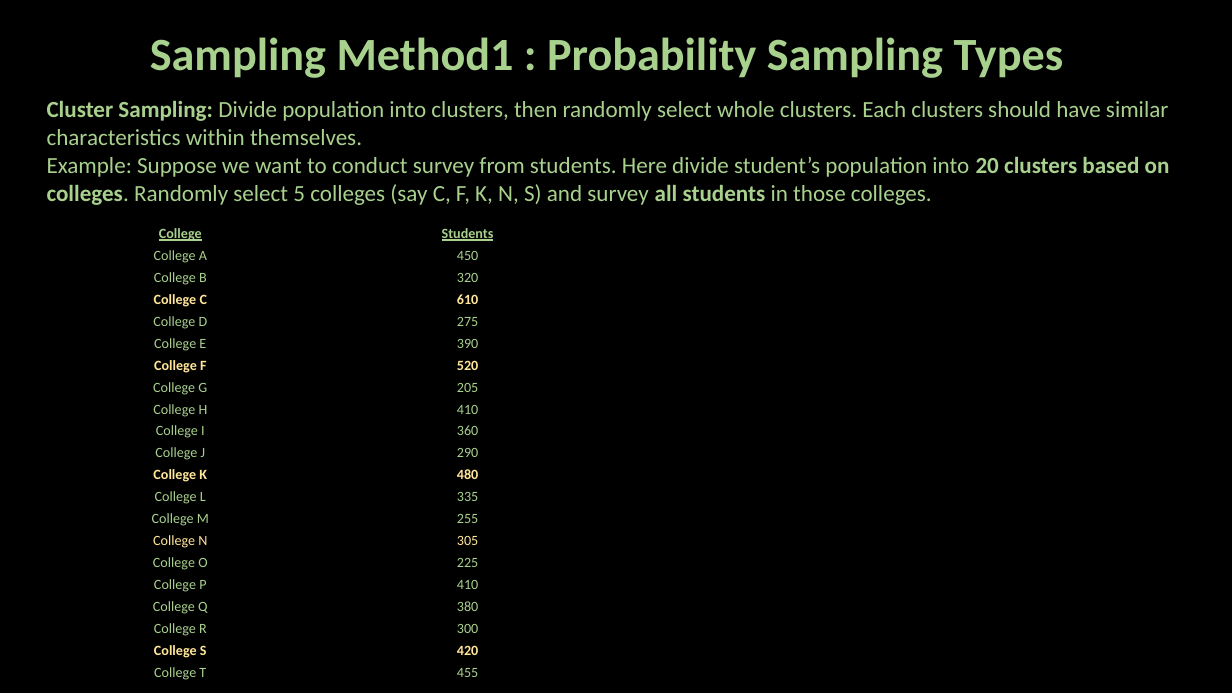
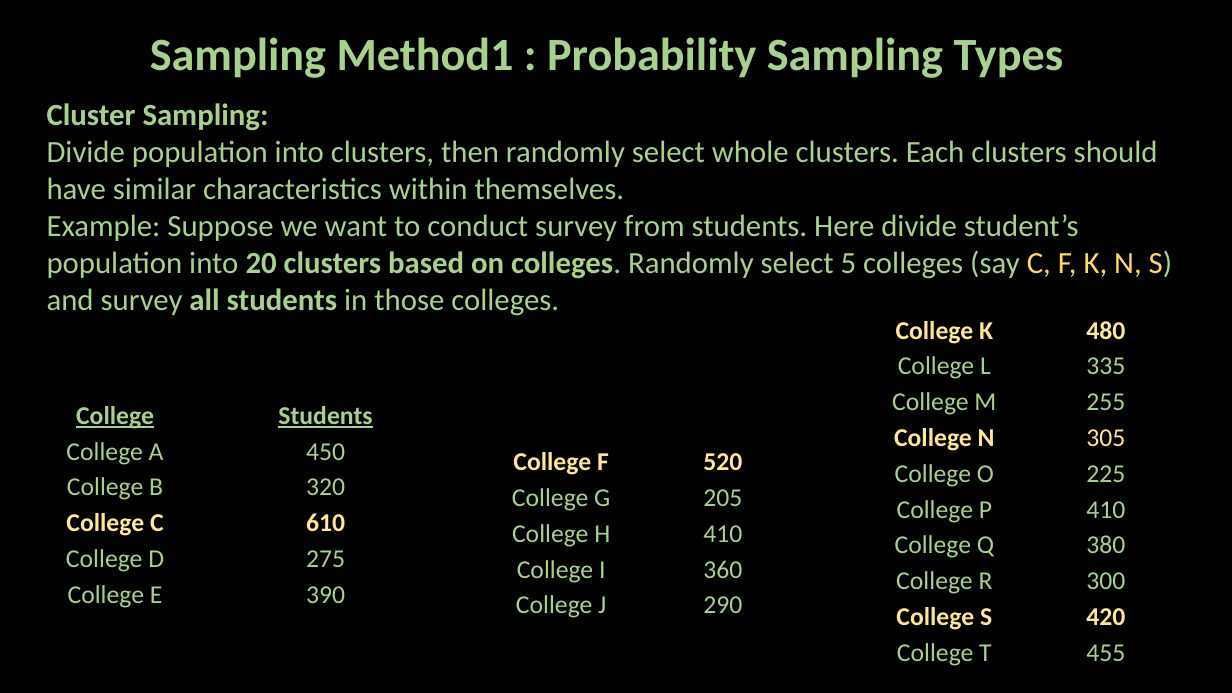
Before and after one commit to ash322ash422/youtube, a slide deck: slide 9 of probability_and_statistics/5_inference/Stats-Sampling_1_Methods.pptx (slide 8 before the commit). Drawn at 1232x693 pixels with LibreOffice and Linux fonts; fonts in the diff are those of the drawing; background and template pictures are left out. Boxes give left, top, right and bottom in pixels: in the first picture for what was removed or moved away, otherwise in the second. Text is boxed around its words. In the diff, an @@ line names an element or a change of style, - is before the commit and + after.

```diff
--- a/probability_and_statistics/5_inference/Stats-Sampling_1_Methods.pptx
+++ b/probability_and_statistics/5_inference/Stats-Sampling_1_Methods.pptx
@@ text at (47,103,1158,200): text changed; size 18 to 24 pt @@
-Cluster Sampling: Divide population into clusters, then randomly select whole clusters. Each clusters should have similar characteristics within themselves.
+Cluster Sampling:
+Divide population into clusters, then randomly select whole clusters. Each clusters should have similar characteristics within themselves.
@@ text at (47,214,1173,316): size 18 to 24 pt in "Example: Suppose we want to conduct survey ..."; text colour #A9D18E to #FFD966 in "C, F, K, N, S)" @@
@@ table added at (863,312,1187,670), 10 rows, 2 columns @@
+College K | 480
+College L | 335
+College M | 255
+College N | 305
+College O | 225
+College P | 410
+College Q | 380
+College R | 300
+College S | 420
+College T | 455
@@ table at (7,397,429,612) @@
-row 7: College F | 520
-row 8: College G | 205
-row 9: College H | 410
-row 10: College I | 360
-row 11: College J | 290
-row 12: College K | 480
-row 13: College L | 335
-row 14: College M | 255
-row 15: College N | 305
-row 16: College O | 225
-row 17: College P | 410
-row 18: College Q | 380
-row 19: College R | 300
-row 20: College S | 420
-row 21: College T | 455
@@ table: place and size @@
-table at (37,223,612,684)
+table at (7,397,429,612)
@@ table added at (480,444,803,623), 5 rows, 2 columns @@
+College F | 520
+College G | 205
+College H | 410
+College I | 360
+College J | 290
```
Also in this commit, not shown: 7 other slides changed, 2 slides added, 51 other files.
